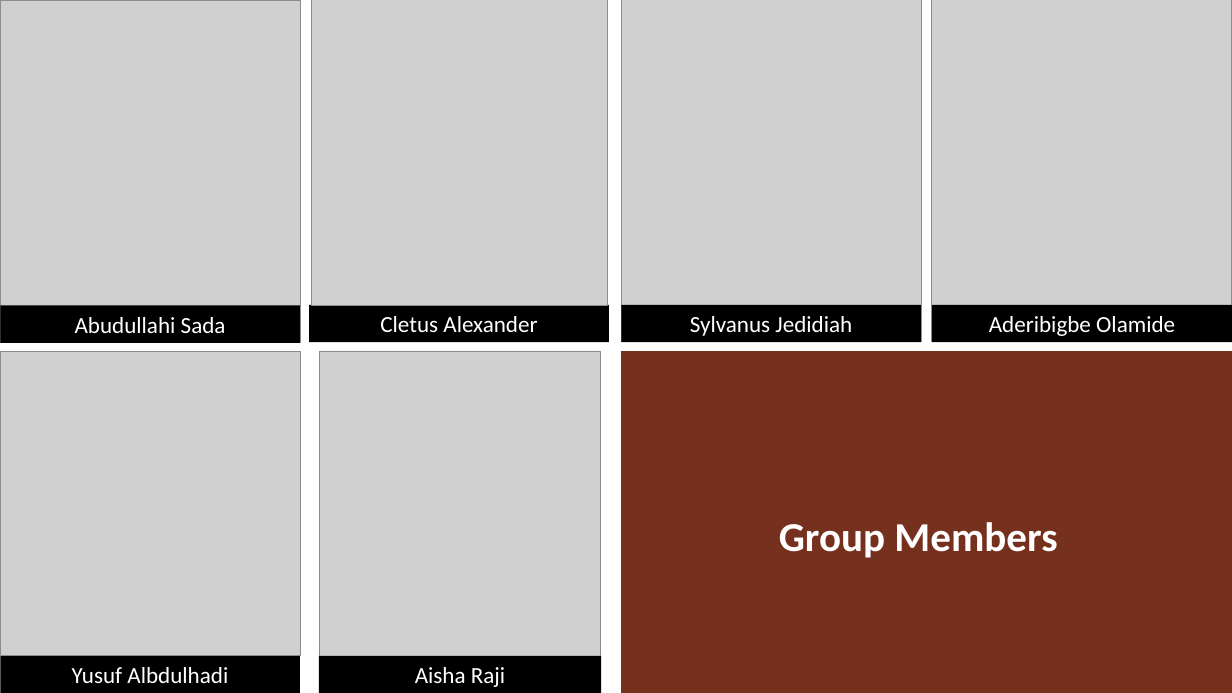
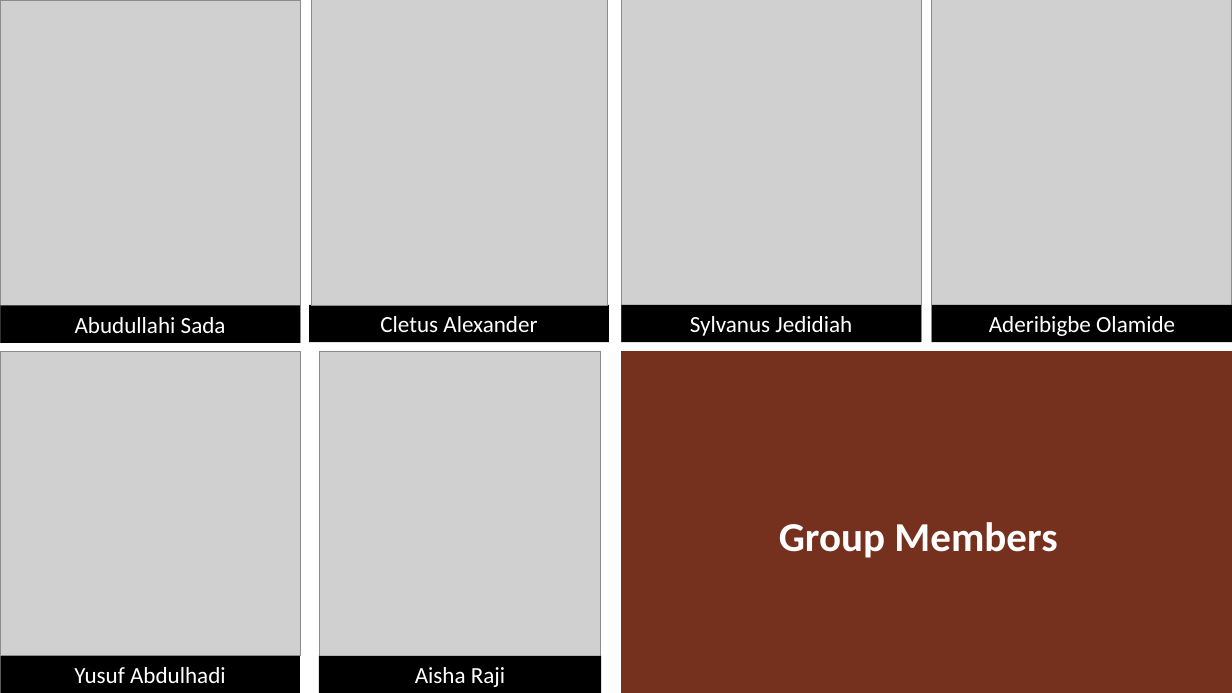
Before and after one commit to jaden-2/Dpro-Final-assignment, a slide deck: slide 2 of Inflation_Prediction_Presentation v2.pptx. Drawn at 1232x693 pixels with LibreOffice and Linux fonts; fonts in the diff are those of the drawing; grey boxes stand for pictures. Boxes give left, top, right and bottom in pixels: in the first picture for what was removed or moved away, otherwise in the second. Text is boxed around its words. In the diff, an @@ line names an element or a change of style, - is before the commit and + after.

Commit message:
Inflation prediction presentation slide

```diff
--- a/Inflation_Prediction_Presentation v2.pptx
+++ b/Inflation_Prediction_Presentation v2.pptx
@@ text in rectangle at <box>74,667,226,683</box>: text changed @@
-Yusuf Albdulhadi
+Yusuf Abdulhadi
```
